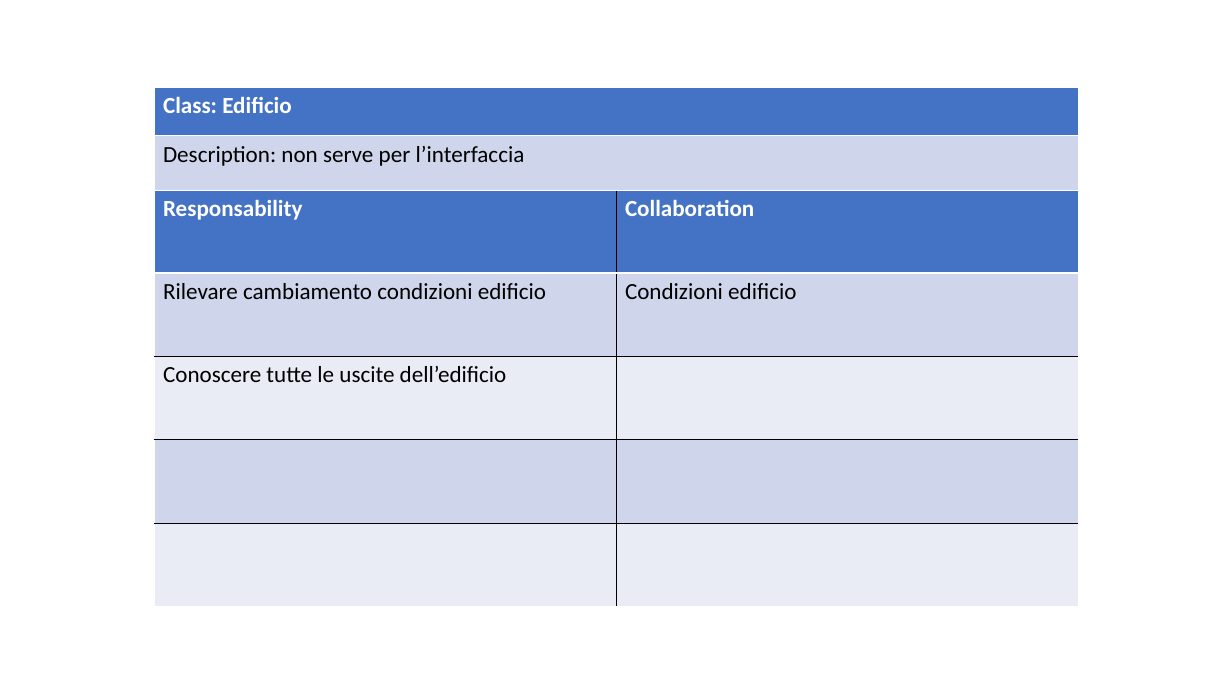
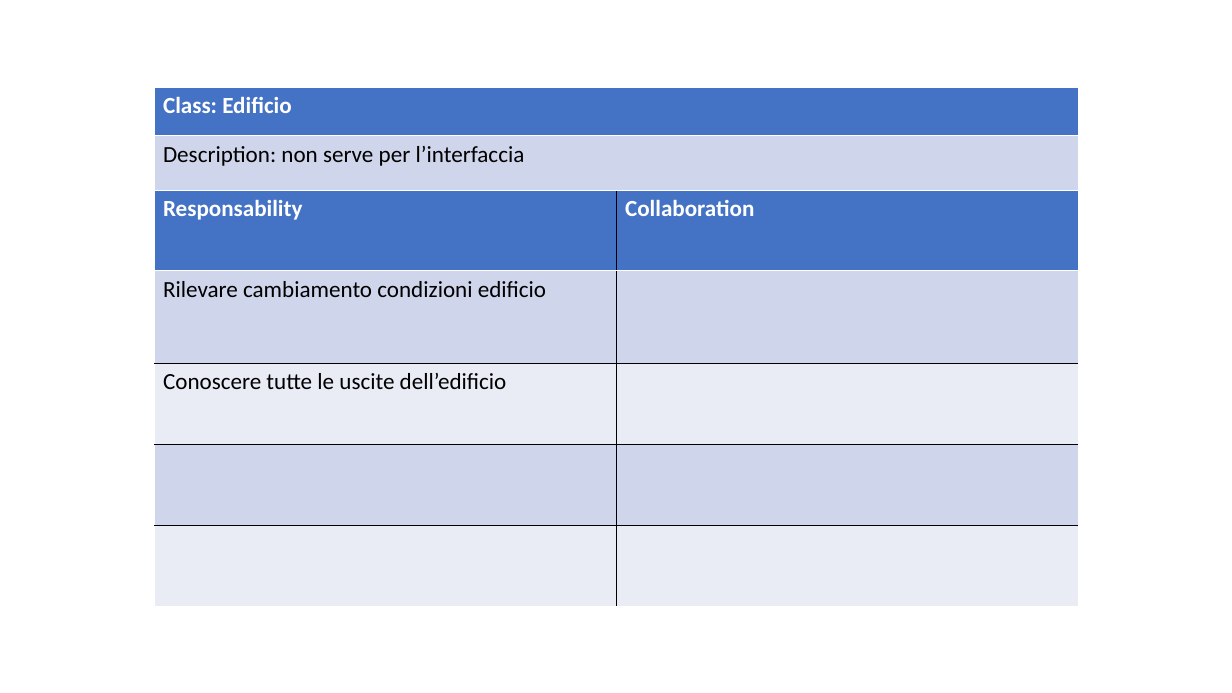
Before and after one commit to ecorradini/ProgettoIDS, a slide deck: slide 6 of AnalisiRequisiti/CRC/UT4/CRC_UT4.ppt. Drawn at 1232x693 pixels with LibreOffice and Linux fonts; fonts in the diff are those of the drawing. Boxes give left, top, right and bottom in pixels: in the first picture for what was removed or moved away, otherwise in the second. Text is boxed around its words. In the diff, an @@ line names an element or a change of style, - is before the commit and + after.

```diff
--- a/AnalisiRequisiti/CRC/UT4/CRC_UT4.ppt
+++ b/AnalisiRequisiti/CRC/UT4/CRC_UT4.ppt
@@ table at bbox=[154, 189, 1078, 606] @@
-row 2, column 2: Condizioni edificio
+row 2, column 2: 
@@ line spacing 1 to 0.98 @@
@@ borders changed @@
```
Also in this commit, not shown: 9 other slides changed, 1 other file.
